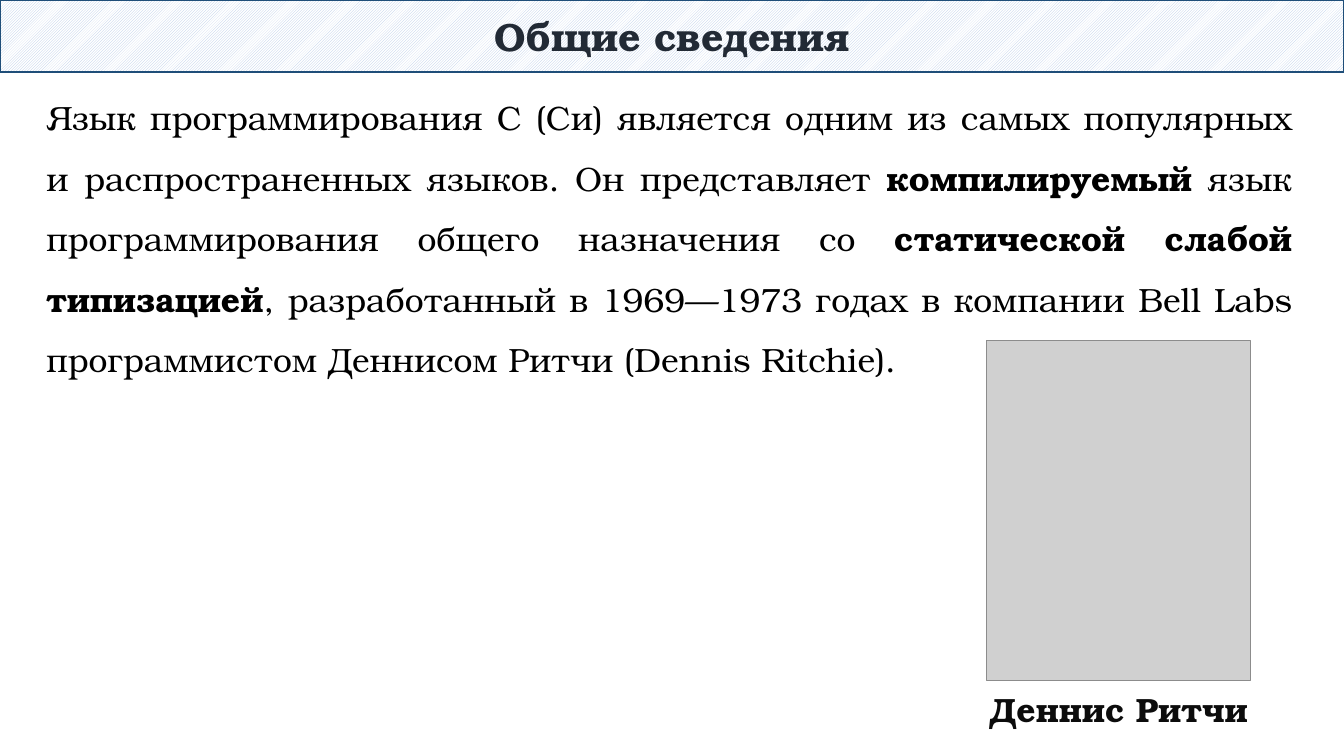
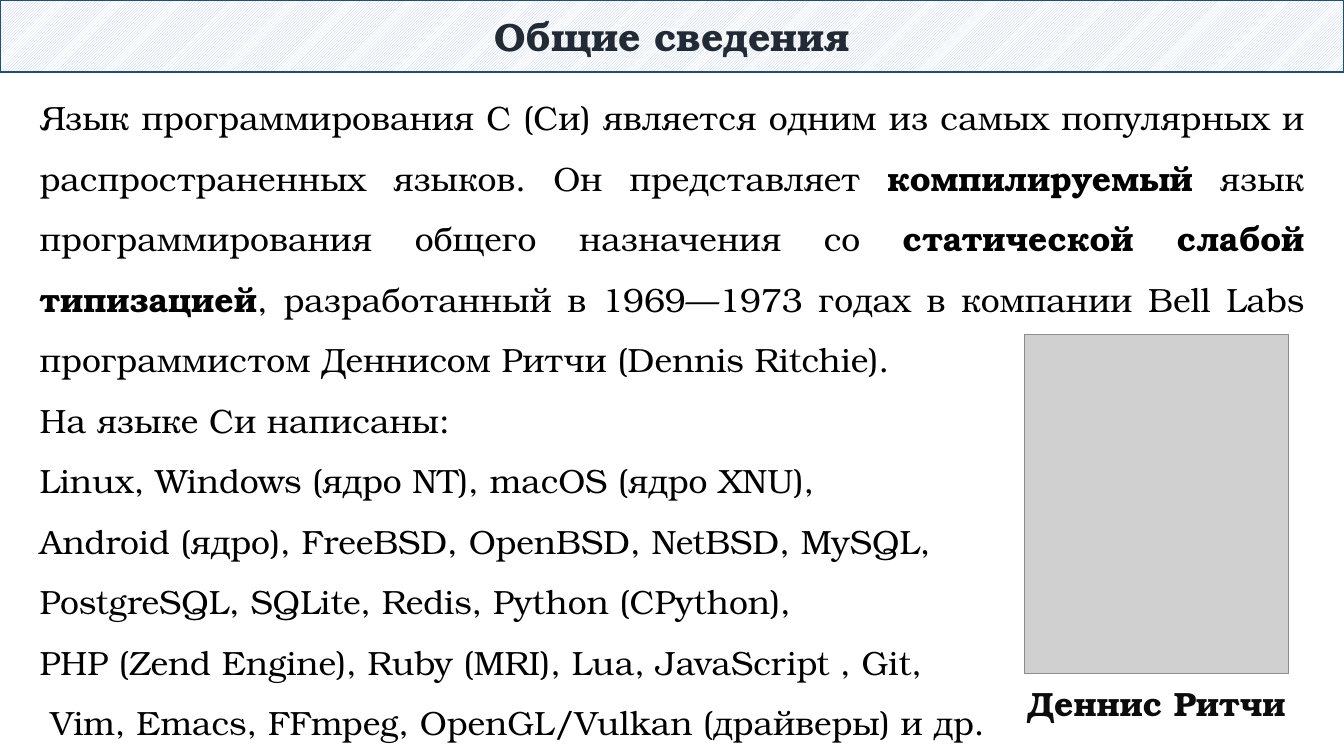
Before and after one commit to DaniilKlyukin/PiASI-4, a slide deck: slide 2 of Лекции/ПиАСИ лек 7 Си.pptx. Drawn at 1344x756 pixels with LibreOffice and Linux fonts; fonts in the diff are those of the drawing; grey boxes stand for pictures. Boxes give left, top, right and bottom in pixels: in the first picture for what was removed or moved away, otherwise in the second. Text is boxed around its words. In the diff, an @@ line names an element or a change of style, - is before the commit and + after.

```diff
--- a/Лекции/ПиАСИ лек 7 Си.pptx
+++ b/Лекции/ПиАСИ лек 7 Си.pptx
@@ picture: place and size @@
-picture at [986, 341, 1250, 681]
+picture at [1024, 335, 1289, 675]
@@ text at [40, 409, 974, 743]: paragraphs added @@
+На языке Си написаны:
+Linux, Windows (ядро NT), macOS (ядро XNU),
+Android (ядро), FreeBSD, OpenBSD, NetBSD, MySQL,
+PostgreSQL, SQLite, Redis, Python (CPython),
+PHP (Zend Engine), Ruby (MRI), Lua, JavaScript , Git,
+Vim, Emacs, FFmpeg, OpenGL/Vulkan (драйверы) и др.
@@ text "Деннис Ритчи": place and size @@
-text "Деннис Ритчи" at [989, 699, 1248, 729]
+text "Деннис Ритчи" at [1027, 693, 1286, 723]
```
